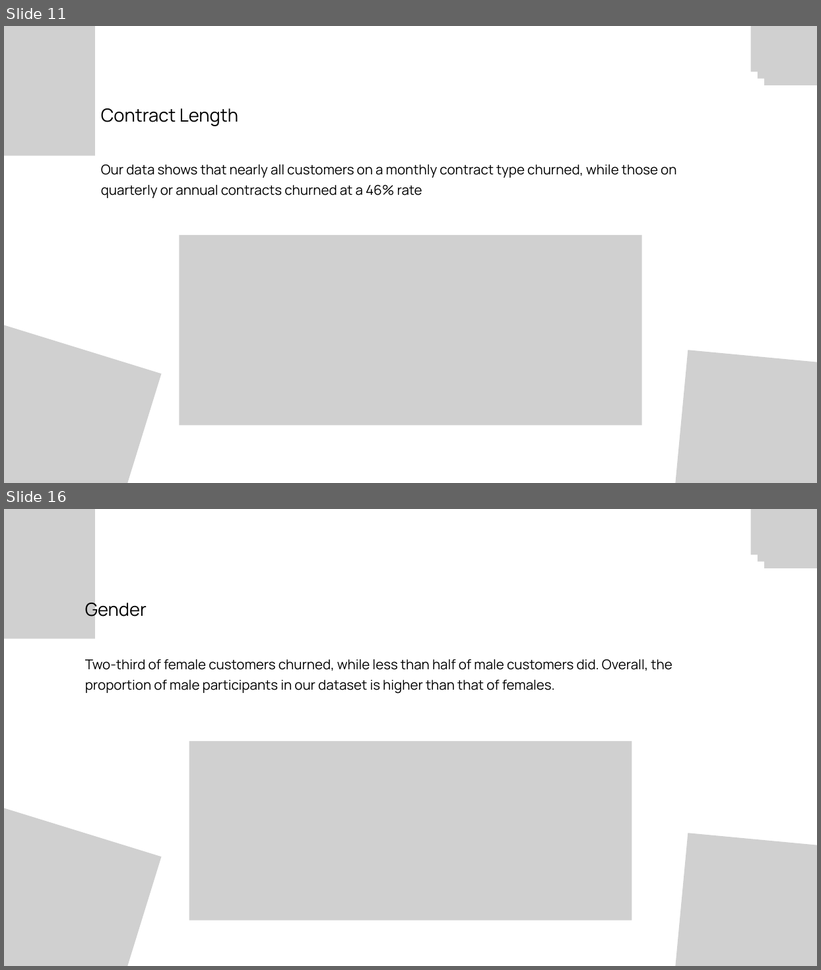
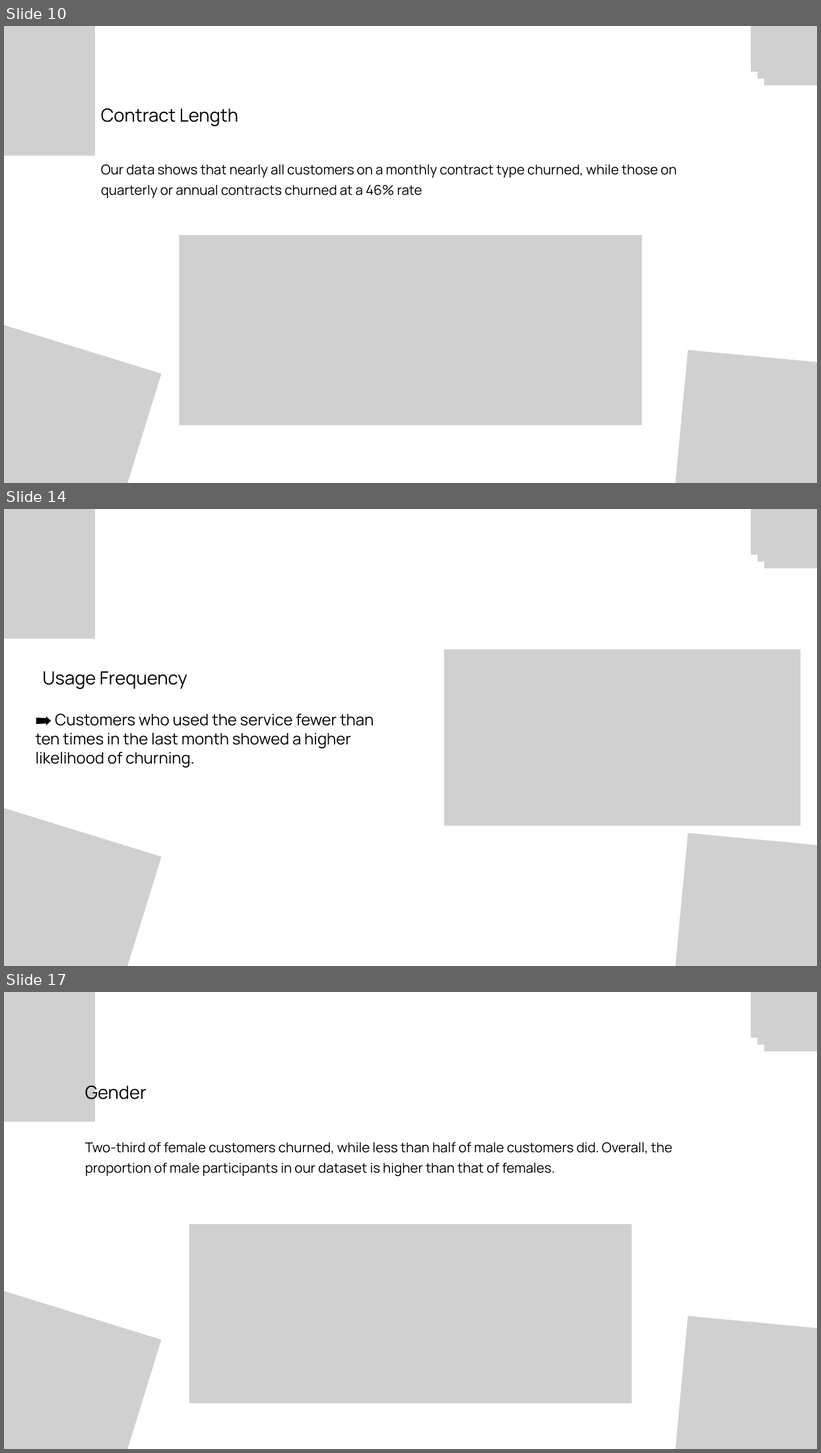
Before and after one commit to EngiEid/Customer_Churn_Dataset_Analysis, a slide deck: StayZen Customer Churn Presentation.pptx. Shown one above the other, each under a label of ours: slides 11 and 16 before the commit, slides 10, 14 and 17 after it; the slides between them are not shown. The pictures are 821x970 and 821x1453 pixels, drawn with LibreOffice and Linux fonts; fonts in the diff are those of the drawing; grey boxes stand for pictures. Boxes give left, top, right and bottom in pixels: in the first picture for what was removed or moved away, otherwise in the second. Text is boxed around its words. In the diff, an @@ line names an element or a change of style, - is before the commit and + after.

```diff
--- a/StayZen Customer Churn Presentation.pptx
+++ b/StayZen Customer Churn Presentation.pptx
@@ slide 14 added at (x1=4, y1=509, x2=817, y2=966), background #FFFFFF @@
@@ picture added at (x1=4, y1=509, x2=94, y2=639) @@
@@ picture added at (x1=751, y1=509, x2=817, y2=555) @@
@@ picture added at (x1=758, y1=509, x2=817, y2=561) @@
@@ picture added at (x1=764, y1=509, x2=817, y2=568) @@
@@ picture added at (x1=444, y1=650, x2=801, y2=826) @@
@@ text added at (x1=36, y1=671, x2=374, y2=768), 28 pt, text #000000 @@
+Usage Frequency
+➡ Customers who used the service fewer than ten times in the last month showed a higher likelihood of churning.
@@ picture added at (x1=4, y1=803, x2=161, y2=966) @@
@@ picture added at (x1=673, y1=833, x2=817, y2=966) @@
@@ what was slide 11 is now slide 10 @@
@@ what was slide 16 is now slide 17 @@
```
Also in this commit, not shown: 9 slides changed, 6 other slides added, 4 slides removed, 2 other files.
